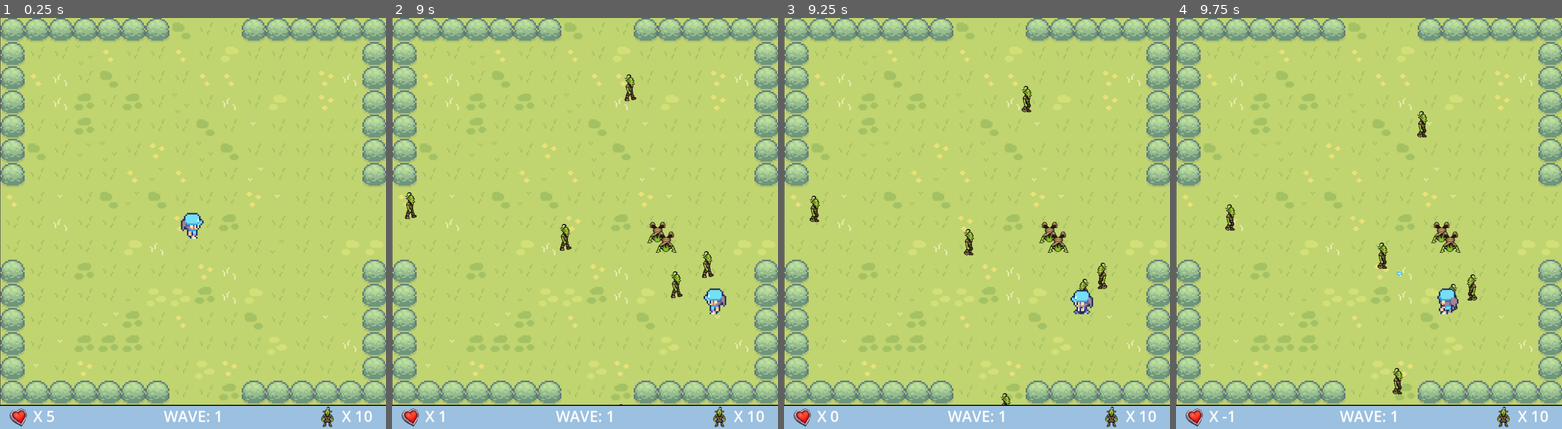
Above: before the commit, frames 1-4 (left to right).
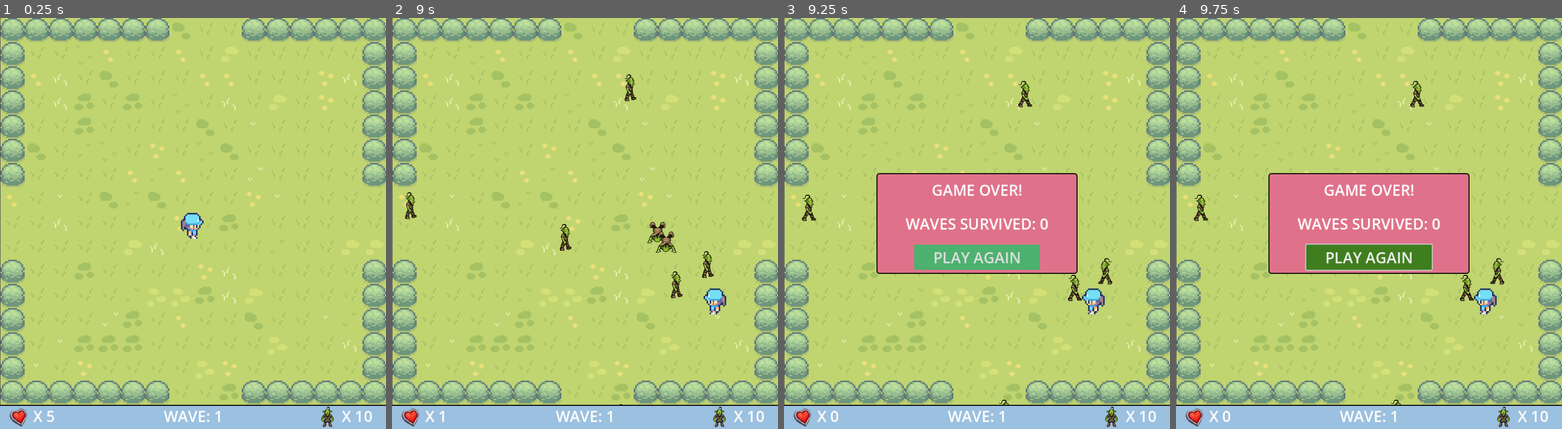
Above: after the commit, the same moments.

Repository: 1Cezzo/stardew-shooter
Game: Godot game, scene res://scenes/main.tscn
Two runs of this game, one before a commit and one after it. Both use one fixed random seed, a clock stepped at 60 frames per second and the inputs below.
Inputs (mouse positions are in pixels of both pictures, inside the frame that each line leads up to):
- Up to frame 1 (0.25 s): no input
- Up to frame 2 (9 s): tap Enter at 0.5 s; move the mouse to (669, 202) at 0.52 s; hold D (right) 0.53-1.28 s; click (669, 202) at 0.67 s; move the mouse to (507, 244) at 1.27 s; hold S (down) 1.28-2.03 s; move the mouse to (623, 133) at 2.02 s; hold D (right) 2.03-2.78 s; move the mouse to (565, 305) at 2.77 s; hold W (up) 2.78-3.53 s; click (565, 305) at 2.92 s; move the mouse to (700, 285) at 3.52 s; hold A (left) 3.53-5.03 s; move the mouse to (469, 161) at 4.27 s; move the mouse to (604, 223) at 5.02 s; hold S (down) 5.03-5.78 s; click (604, 223) at 5.17 s; move the mouse to (527, 120) at 5.77 s; hold D (right) 5.78-6.53 s; move the mouse to (669, 202) at 6.52 s; hold W (up) 6.53-7.28 s; move the mouse to (507, 244) at 7.27 s; hold D (right) 7.28-8.03 s; click (507, 244) at 7.42 s; move the mouse to (623, 133) at 8.02 s; hold S (down) 8.03-8.78 s; move the mouse to (565, 305) at 8.77 s; hold A (left) from 8.78 s (still down)
- Up to frame 3 (9.25 s): keep holding A (left)
- Up to frame 4 (9.75 s): release A (left) at 9.5 s; click (1369, 256) at 9.5 s, where only the run after the commit has a clickable "PLAY AGAIN"

Frames 1-2 are identical in both runs. In frame 3, 14% of the frame differs, in the area x 4-86%, y 15-95%; in frame 4, 14%, in the area x 4-86%, y 15-99%.

Commit message:
added game over functionality when player's lives reaches 0

Diff:
--- /dev/null
+++ b/scenes/game_over.tscn
@@ -0,0 +1,90 @@
+[gd_scene load_steps=5 format=3 uid="uid://dn4pptul7suub"]
+
+[sub_resource type="StyleBoxFlat" id="StyleBoxFlat_i6hsw"]
+bg_color = Color(0.87451, 0.447059, 0.541176, 1)
+border_width_left = 2
+border_width_top = 2
+border_width_right = 2
+border_width_bottom = 2
+border_color = Color(0, 0, 0, 1)
+corner_radius_top_left = 5
+corner_radius_top_right = 5
+corner_radius_bottom_right = 5
+corner_radius_bottom_left = 5
+
+[sub_resource type="StyleBoxFlat" id="StyleBoxFlat_55kxi"]
+bg_color = Color(0.301961, 0.694118, 0.435294, 1)
+
+[sub_resource type="StyleBoxFlat" id="StyleBoxFlat_mcp68"]
+bg_color = Color(0.247059, 0.494118, 0.121569, 1)
+
+[sub_resource type="StyleBoxFlat" id="StyleBoxFlat_hqcj4"]
+bg_color = Color(0.333333, 0.886275, 0.372549, 1)
+
+[node name="game_over" type="CanvasLayer"]
+
+[node name="Panel" type="Panel" parent="."]
+anchors_preset = 8
+anchor_left = 0.5
+anchor_top = 0.5
+anchor_right = 0.5
+anchor_bottom = 0.5
+offset_left = -200.0
+offset_top = -100.0
+offset_right = 200.0
+offset_bottom = 100.0
+grow_horizontal = 2
+grow_vertical = 2
+theme_override_styles/panel = SubResource("StyleBoxFlat_i6hsw")
+
+[node name="GameOverLabel" type="Label" parent="."]
+anchors_preset = 8
+anchor_left = 0.5
+anchor_top = 0.5
+anchor_right = 0.5
+anchor_bottom = 0.5
+offset_left = -91.0
+offset_top = -88.0
+offset_right = 91.0
+offset_bottom = -46.0
+grow_horizontal = 2
+grow_vertical = 2
+theme_override_font_sizes/font_size = 30
+text = "GAME OVER!"
+horizontal_alignment = 1
+vertical_alignment = 1
+
+[node name="WavesSurvivedLabel" type="Label" parent="."]
+anchors_preset = 8
+anchor_left = 0.5
+anchor_top = 0.5
+anchor_right = 0.5
+anchor_bottom = 0.5
+offset_left = -143.0
+offset_top = -21.0
+offset_right = 143.0
+offset_bottom = 21.0
+grow_horizontal = 2
+grow_vertical = 2
+theme_override_font_sizes/font_size = 30
+text = "WAVES SURVIVED: 0"
+horizontal_alignment = 1
+vertical_alignment = 1
+
+[node name="Button" type="Button" parent="."]
+anchors_preset = 8
+anchor_left = 0.5
+anchor_top = 0.5
+anchor_right = 0.5
+anchor_bottom = 0.5
+offset_left = -125.0
+offset_top = 42.0
+offset_right = 125.0
+offset_bottom = 92.0
+grow_horizontal = 2
+grow_vertical = 2
+theme_override_font_sizes/font_size = 30
+theme_override_styles/normal = SubResource("StyleBoxFlat_55kxi")
+theme_override_styles/hover = SubResource("StyleBoxFlat_mcp68")
+theme_override_styles/pressed = SubResource("StyleBoxFlat_hqcj4")
+text = "PLAY AGAIN"
--- a/scenes/main.gd
+++ b/scenes/main.gd
@@ -12,6 +12,7 @@
 	$HUD/LivesLabel.text = "X " + str(lives)
 	$HUD/WaveLabel.text = "WAVE: " + str(wave)
 	$HUD/EnemiesLabel.text = "X " + str(max_enemies)
+	$GameOver.hide()
 
 # Called every frame. 'delta' is the elapsed time since the previous frame.
 func _process(_delta):
@@ -21,3 +22,6 @@
 	lives -= 1
 	print("Hit player")
 	$HUD/LivesLabel.text = "X " + str(lives)
+	if lives <= 0:
+		get_tree().paused = true
+		$GameOver.show()
--- a/scenes/main.tscn
+++ b/scenes/main.tscn
@@ -7,6 +7,7 @@
 [ext_resource type="Script" path="res://scenes/BulletManager.gd" id="4_cw2id"]
 [ext_resource type="PackedScene" uid="uid://bdxhwlb5s7ba5" path="res://scenes/bullet.tscn" id="5_tov28"]
 [ext_resource type="PackedScene" uid="uid://ciswiem6ssk67" path="res://scenes/hud.tscn" id="7_upwyg"]
+[ext_resource type="PackedScene" uid="uid://dn4pptul7suub" path="res://scenes/game_over.tscn" id="8_uyywv"]
 
 [node name="Main" type="Node"]
 script = ExtResource("1_hbxbj")
@@ -25,5 +26,8 @@
 offset = Vector2(0, 768)
 transform = Transform2D(1, 0, 0, 1, 0, 768)
 
+[node name="GameOver" parent="." instance=ExtResource("8_uyywv")]
+process_mode = 2
+
 [connection signal="shoot" from="Player" to="BulletManager" method="_on_player_shoot"]
 [connection signal="hit_p" from="EnemySpawner" to="." method="_on_enemy_spawner_hit_p"]
Not shown: 1 places in scenes/main.tscn that only renumber resources
